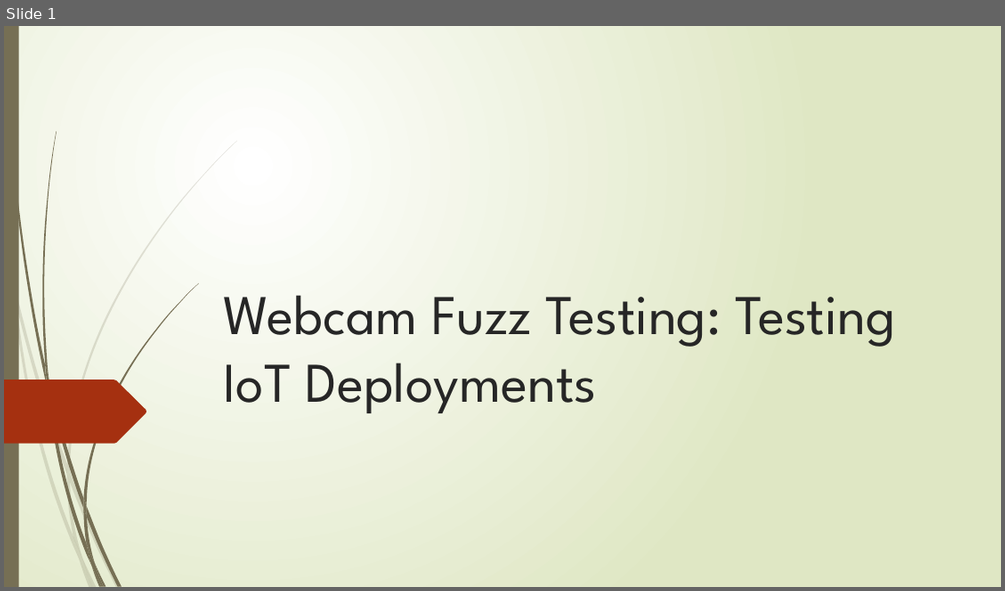
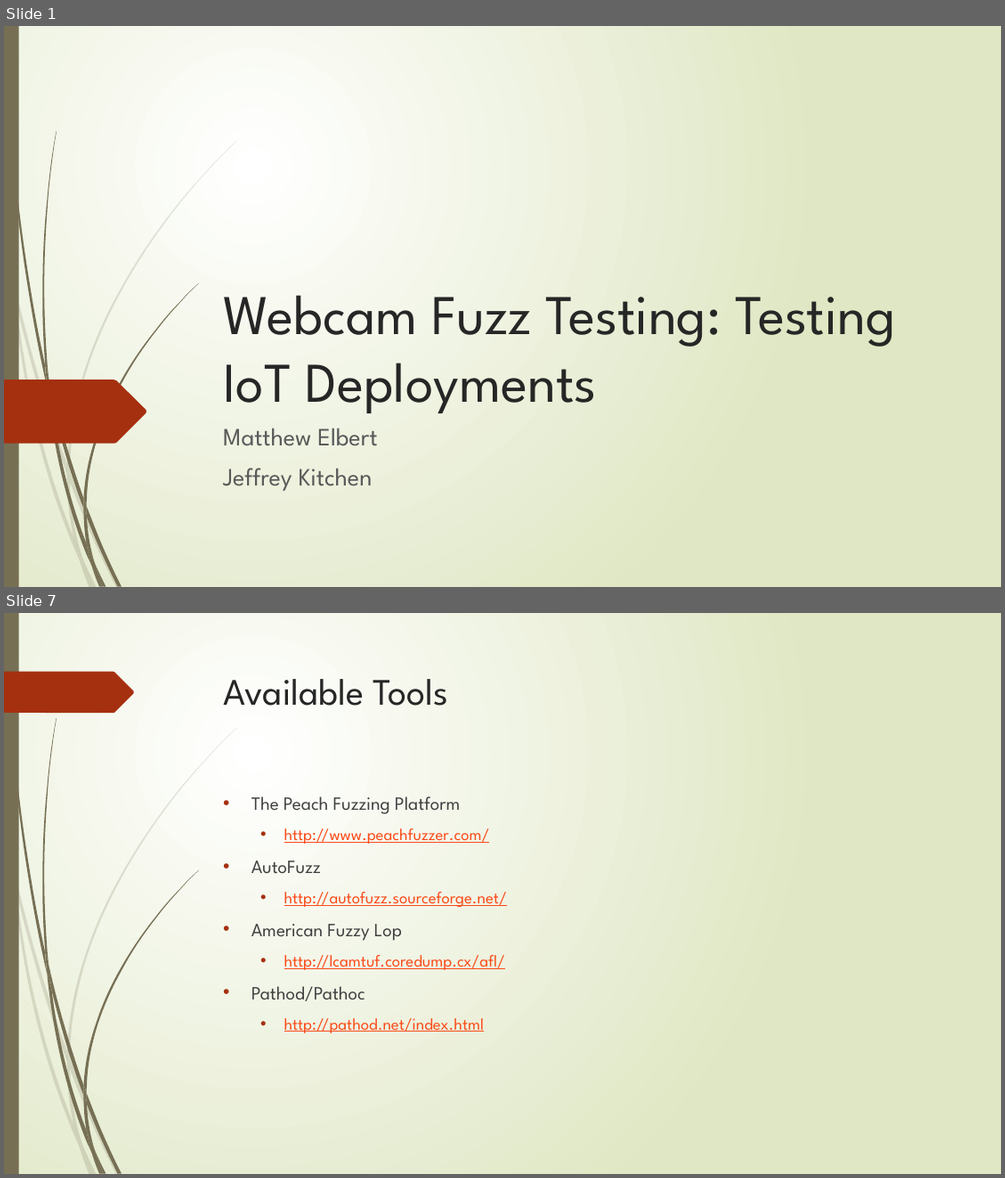
Before and after one commit to mkelbertonthehub/fuzzingProject, a slide deck: Presentation/WebcamFuzzing.pptx. Shown one above the other, each under a label of ours: slide 1 before the commit, slides 1 and 7 after it; the slides between them are not shown. The pictures are 1005x591 and 1005x1178 pixels, drawn with LibreOffice and Linux fonts; fonts in the diff are those of the drawing. Boxes give left, top, right and bottom in pixels: in the first picture for what was removed or moved away, otherwise in the second. Text is boxed around its words. In the diff, an @@ line names an element or a change of style, - is before the commit and + after.

```diff
--- a/Presentation/WebcamFuzzing.pptx
+++ b/Presentation/WebcamFuzzing.pptx
@@ slide 7 added at bbox=[4, 613, 1001, 1174], background gradient #FFFFFF to #DFE8C4; not listed: 23 template elements that a slide beside it also shows @@
@@ freeform shape added at bbox=[4, 672, 134, 713], fill #A53010 @@
@@ title added at bbox=[224, 679, 449, 706], 36 pt, text #262626 @@
+Available Tools
@@ text added at bbox=[251, 796, 507, 1033], 16 pt, text #FB4A18, underline @@
+• The Peach Fuzzing Platform
+  • http://www.peachfuzzer.com/
+• AutoFuzz
+  • http://autofuzz.sourceforge.net/
+• American Fuzzy Lop
+  • http://lcamtuf.coredump.cx/afl/
+• Pathod/Pathoc
+  • http://pathod.net/index.html
@@ slide 1 changed as well @@
@@ subtitle added at bbox=[223, 428, 377, 491], 24 pt, text #595959 @@
+Matthew Elbert
+Jeffrey Kitchen
```
Also in this commit, not shown: 5 other slides added, 4 slides removed.
